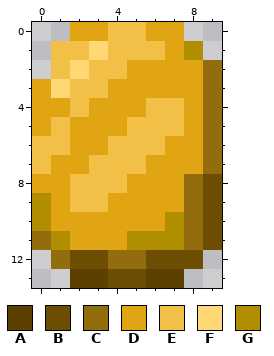
Pixel-art file, stored at Assets/Sprites/Gemstones/Small/Oval_Small.aseprite. The picture above was drawn from the file before the commit.
10x14 pixels, 1 frame.
Visible layers, top first: "Yellow", "Red".
Palette (. is transparent): A #5b4000  B #6c4d02  C #936c0d  D #e1a514  E #f2c047  F #ffd774  G #b18d00
Pixels before, first column x 0:
 0 ..DDEEDD..
 1 .EEFEEEDG.
 2 .EFEEDDDDC
 3 DFEEDDDDDC
 4 DDEDDDEEDC
 5 DEDDDEEEDC
 6 EEDDEEEDDC
 7 EDDEEEDDDC
 8 DDEEEDDDCB
 9 GDEEDDDDCB
10 GDDDDDDGCB
11 CGDDDGGGCB
12 .CBBCCBBB.
13 ..AABBAA..
After:
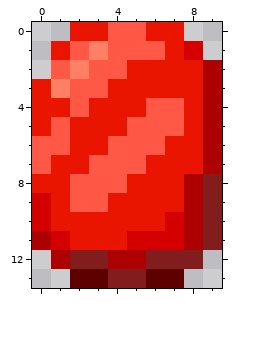
The edit:
layer "Yellow" now hidden
colour A: #5b4000 -> #5f0000
colour B: #6c4d02 -> #821d1d
colour C: #936c0d -> #ad0000
colour D: #e1a514 -> #e91500
colour E: #f2c047 -> #ff5847
colour F: #ffd774 -> #ff8065
colour G: #b18d00 -> #d40000
y 1: x 1 E -> D
Boxes around the changes in both pictures, in picture pixels (x1, y1, x2, y2):
changed: (32, 22, 222, 288)
